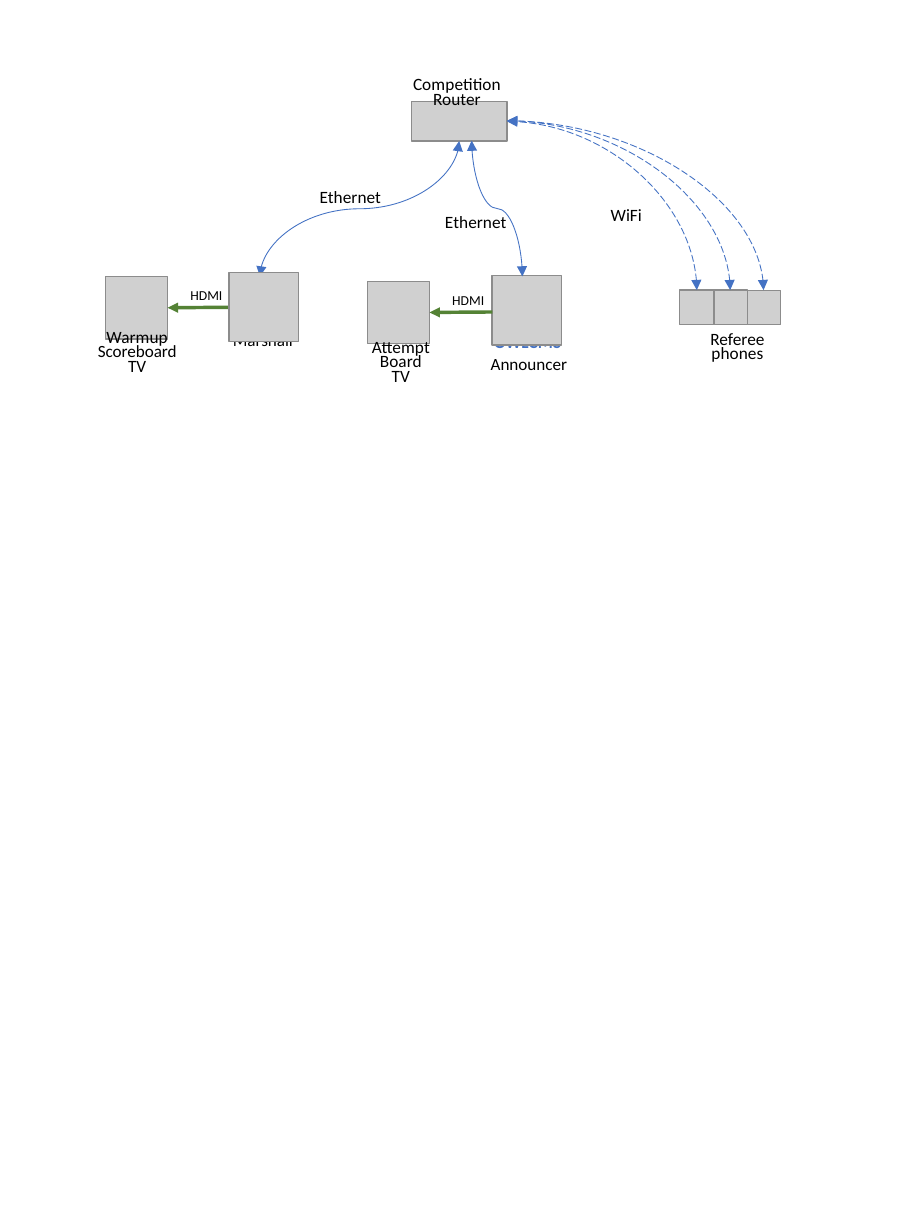
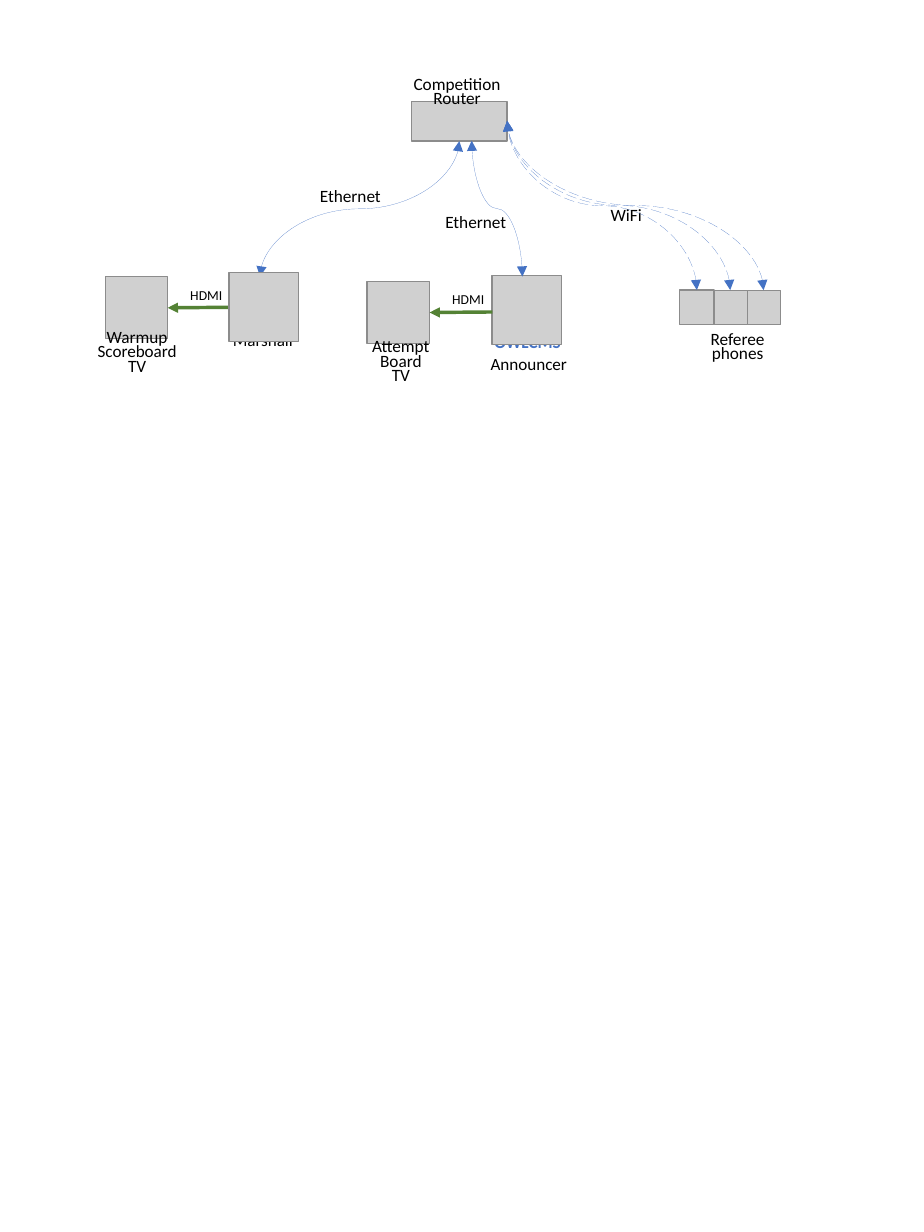
Before and after one commit to jflamy/owlcms4, a slide deck: slide 9 of docs/EquipmentSetup/Networking/Equipment/Equipment.pptx. Drawn at 924x1232 pixels with LibreOffice and Linux fonts; fonts in the diff are those of the drawing; grey boxes stand for pictures; background and template pictures are left out. Boxes give left, top, right and bottom in pixels: in the first picture for what was removed or moved away, otherwise in the second. Text is boxed around its words. In the diff, an @@ line names an element or a change of style, - is before the commit and + after.

```diff
--- a/docs/EquipmentSetup/Networking/Equipment/Equipment.pptx
+++ b/docs/EquipmentSetup/Networking/Equipment/Equipment.pptx
@@ curved double arrow (260, 276) - (460, 142): stroke #4472C4 0.5 pt to #4472C4 0.75 pt @@
@@ curved double arrow (522, 276) - (472, 140): stroke #4472C4 0.5 pt to #4472C4 0.75 pt @@
@@ curved double arrow (764, 291) - (508, 121): stroke #4472C4 0.5 pt dashed to #4472C4 0.75 pt dashed; route changed @@
@@ curved double arrow (731, 291) - (508, 121): stroke #4472C4 0.5 pt dashed to #4472C4 0.75 pt dashed; route changed @@
@@ curved double arrow (697, 290) - (508, 122): stroke #4472C4 0.5 pt dashed to #4472C4 0.75 pt dashed; route changed @@
```
Also in this commit, not shown: 14 other slides changed, 48 other files.
